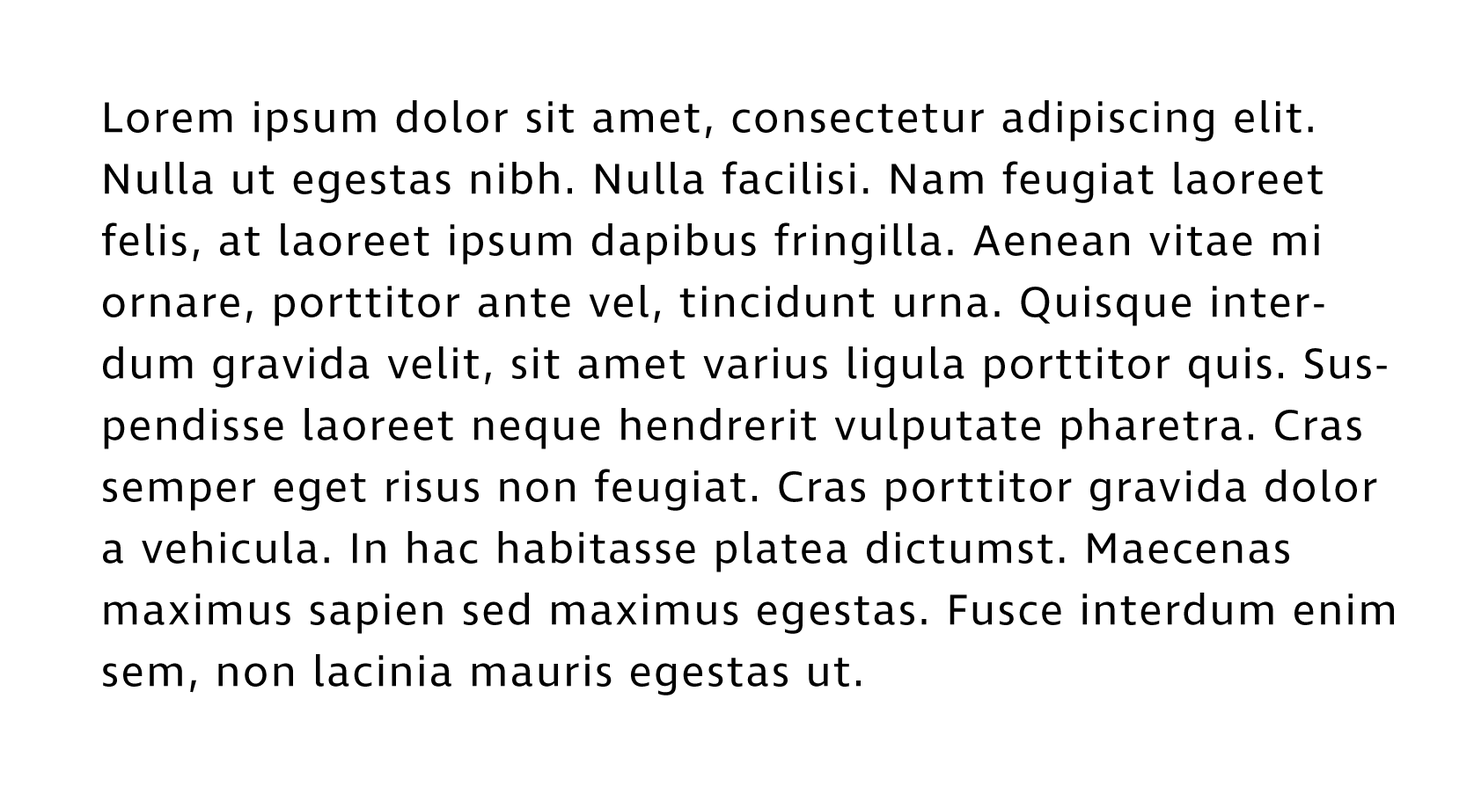
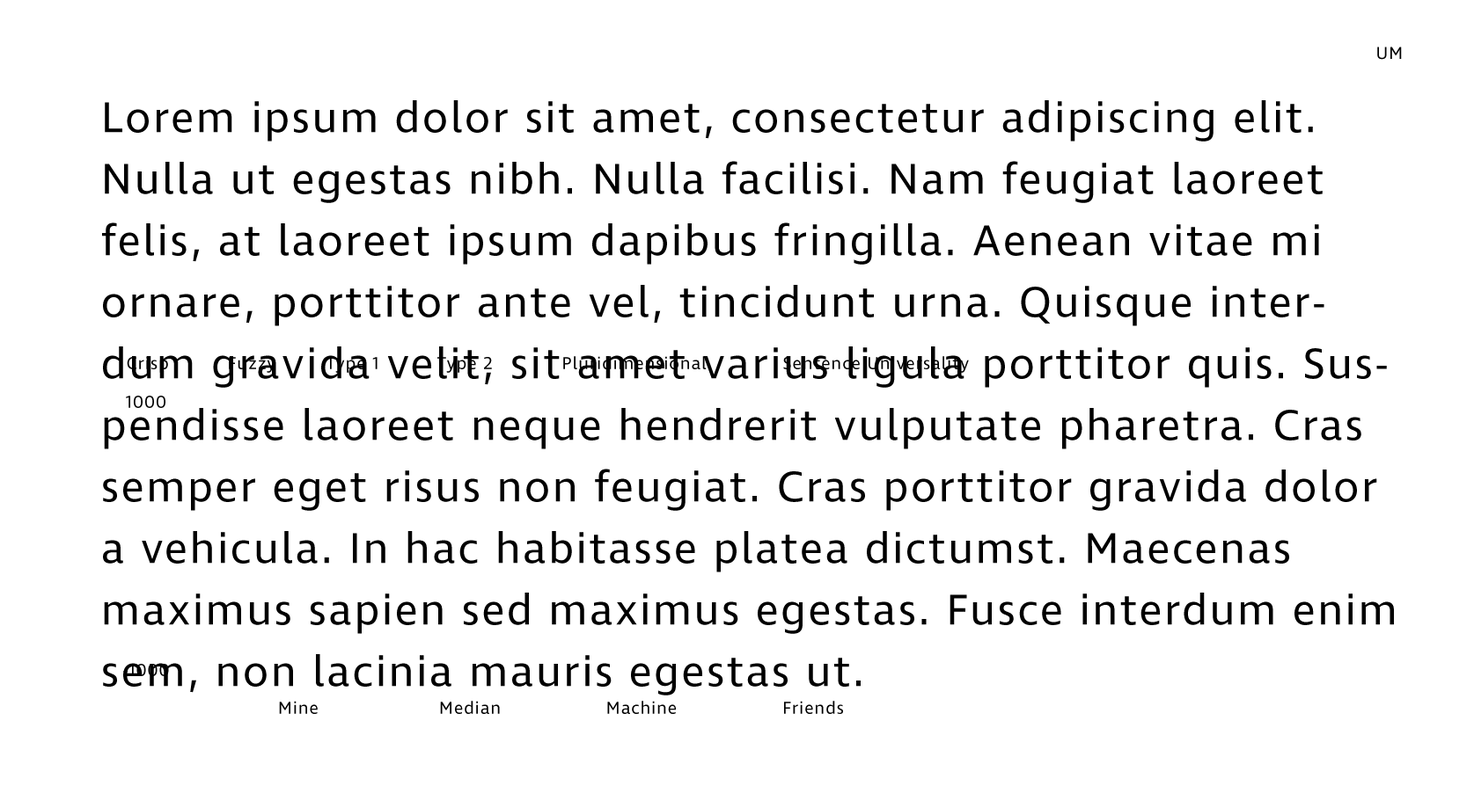
Layer changes from the first 1474 × 808 image to the second:
showed group "Hover-MultiDim" (78 layers) over 123, 356, 969, 715
showed group "UM" (3rd of 4) (2 layers) over 1376, 46, 1402, 60
